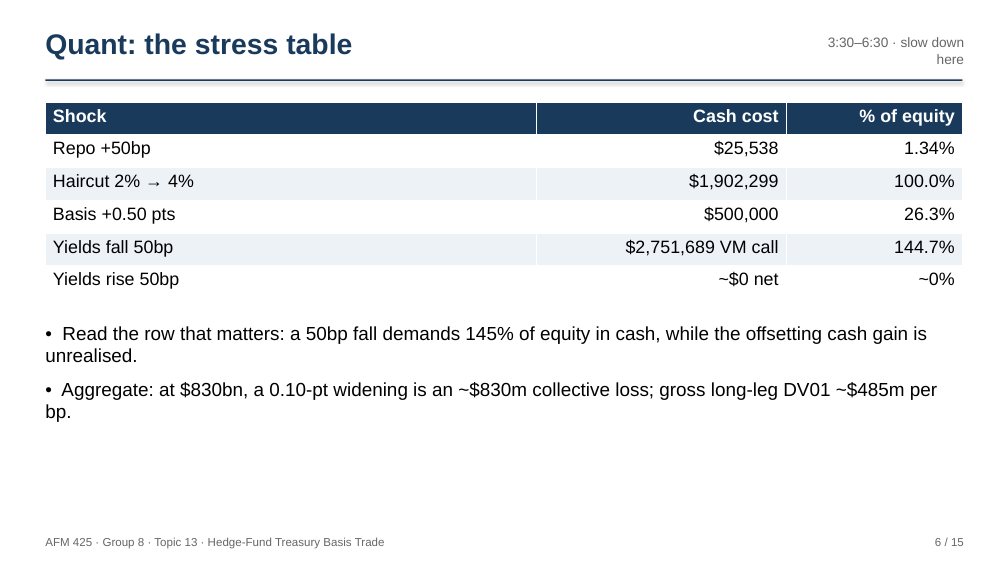
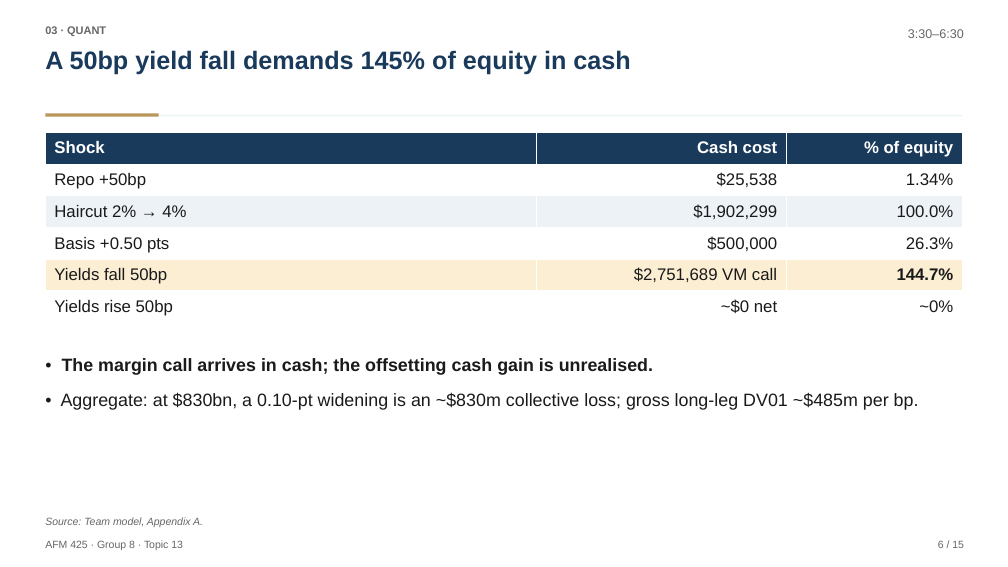
Before and after one commit to faketut/course, a slide deck: slide 6 of afm425/project/presentation/AFM425 Presentation Group 8.pptx. Drawn at 1008x567 pixels with LibreOffice and Linux fonts; fonts in the diff are those of the drawing. Boxes give left, top, right and bottom in pixels: in the first picture for what was removed or moved away, otherwise in the second. Text is boxed around its words. In the diff, an @@ line names an element or a change of style, - is before the commit and + after.

Commit message:
AFM425 Group 8: restyle deck PPTX (McKinsey/IB conventions)
- Action titles (claims with numbers), section kickers, source lines
- Navy cover, KPI band on quant slide, highlighted thesis row in stress table
- Numbered blocks for implications/takeaways. Content unchanged.

```diff
--- a/afm425/project/presentation/AFM425 Presentation Group 8.pptx
+++ b/afm425/project/presentation/AFM425 Presentation Group 8.pptx
@@ text at [45,26,106,36]: text changed; size 27 to 10.5 pt; text colour #1A3A5C to #666666 @@
-Quant: the stress table
+03 · QUANT
@@ text at [908,29,964,38]: text changed; size 13 to 12 pt @@
-3:30–6:30 · slow down here
+3:30–6:30
@@ text added at [45,50,630,74], 24 pt, text #1A3A5C, bold @@
+A 50bp yield fall demands 145% of equity in cash
@@ rectangle: place and size @@
-rectangle at [45,79,963,81]
+rectangle at [45,115,963,116]
@@ rectangle at [45,115,963,116]: fill #1A3A5C to #EDF2F7; shadow off @@
@@ rectangle added at [45,113,159,116], fill #B9975B @@
@@ table at [45,132,963,323] @@
@@ fill #EDF2F7 to #FBEED3 in row 5 @@
@@ size 17 to 16 pt @@
@@ text colour #000000 to #1A1A1A in "Repo +50bp", "$25,538", "1.34%", "Haircut 2% → 4%" and 11 more places @@
@@ bold on in "144.7%" @@
@@ table: place and size @@
-table at [45,102,963,299]
+table at [45,132,963,323]
@@ text "• The margin call arrives ...": place and size @@
-text "• The margin call arrives ..." at [45,326,937,422]
+text "• The margin call arrives ..." at [61,358,919,410]
@@ text at [62,358,653,375]: text changed; size 18 to 17 pt; text colour #000000 to #1A1A1A; bold on @@
-• Read the row that matters: a 50bp fall demands 145% of equity in cash, while the offsetting cash gain is unrealised.
+• The margin call arrives in cash; the offsetting cash gain is unrealised.
@@ text at [61,392,919,410]: size 18 to 17 pt, text colour #000000 to #1A1A1A in "• Aggregate: at $830bn, a 0.10-pt widening ..."; line spacing 1 to 1.12 @@
@@ text added at [45,517,203,527], 10 pt, text #666666, italic @@
+Source: Team model, Appendix A.
@@ text "6 / 15" at [938,541,964,548]: size 11 to 10 pt; line spacing 1 to 1.1; more space between paragraphs @@
@@ text at [45,540,183,550]: text changed; size 11 to 10 pt @@
-AFM 425 · Group 8 · Topic 13 · Hedge-Fund Treasury Basis Trade
+AFM 425 · Group 8 · Topic 13
```
Also in this commit, not shown: 14 other slides changed.
